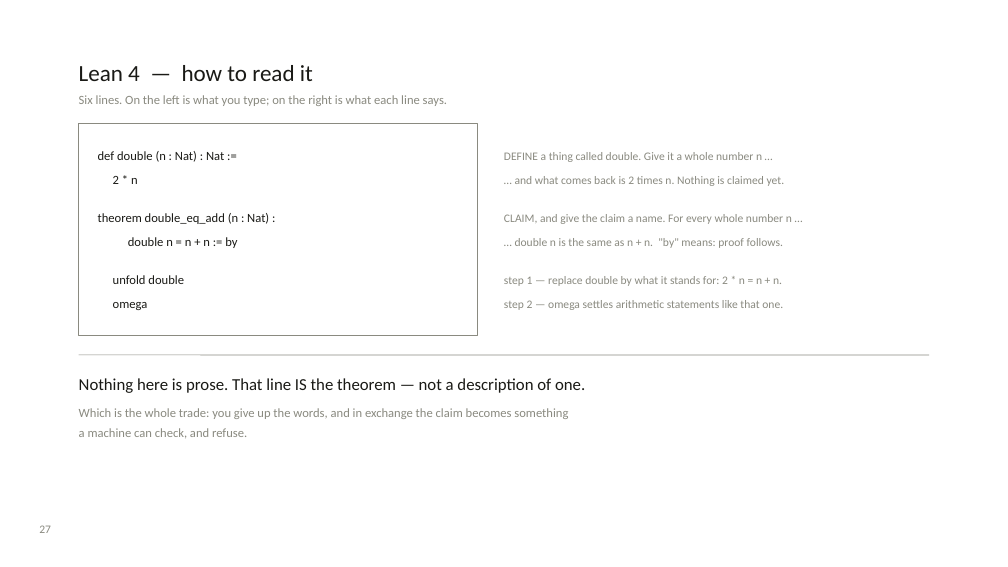
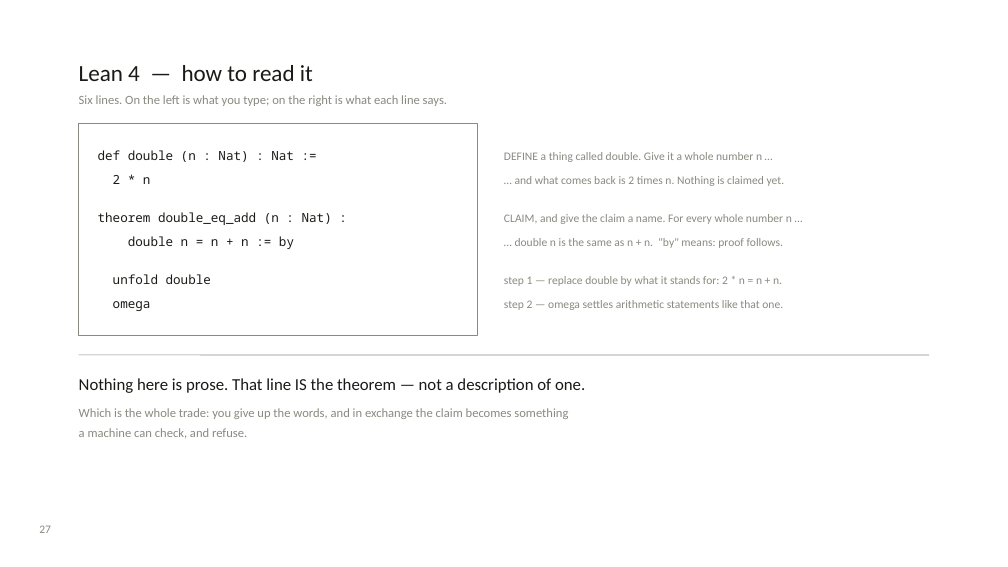
Before and after one commit to EugeneLIU2000/AgtXIv, a slide deck: slide 6 of slides/chain-build/aqa-generated.pptx. Drawn at 1008x567 pixels with LibreOffice and Linux fonts; fonts in the diff are those of the drawing. Boxes give left, top, right and bottom in pixels: in the first picture for what was removed or moved away, otherwise in the second. Text is boxed around its words. In the diff, an @@ line names an element or a change of style, - is before the commit and + after.

```diff
--- a/slides/chain-build/aqa-generated.pptx
+++ b/slides/chain-build/aqa-generated.pptx
@@ font Calibri to Noto Sans Mono in 6 elements at (98, 150, 294, 162), (113, 175, 151, 184), (98, 212, 332, 225), (128, 236, 294, 249), (113, 274, 211, 284), (113, 301, 151, 311) @@
```
Also in this commit, not shown: 4 other slides changed, 8 other files.
